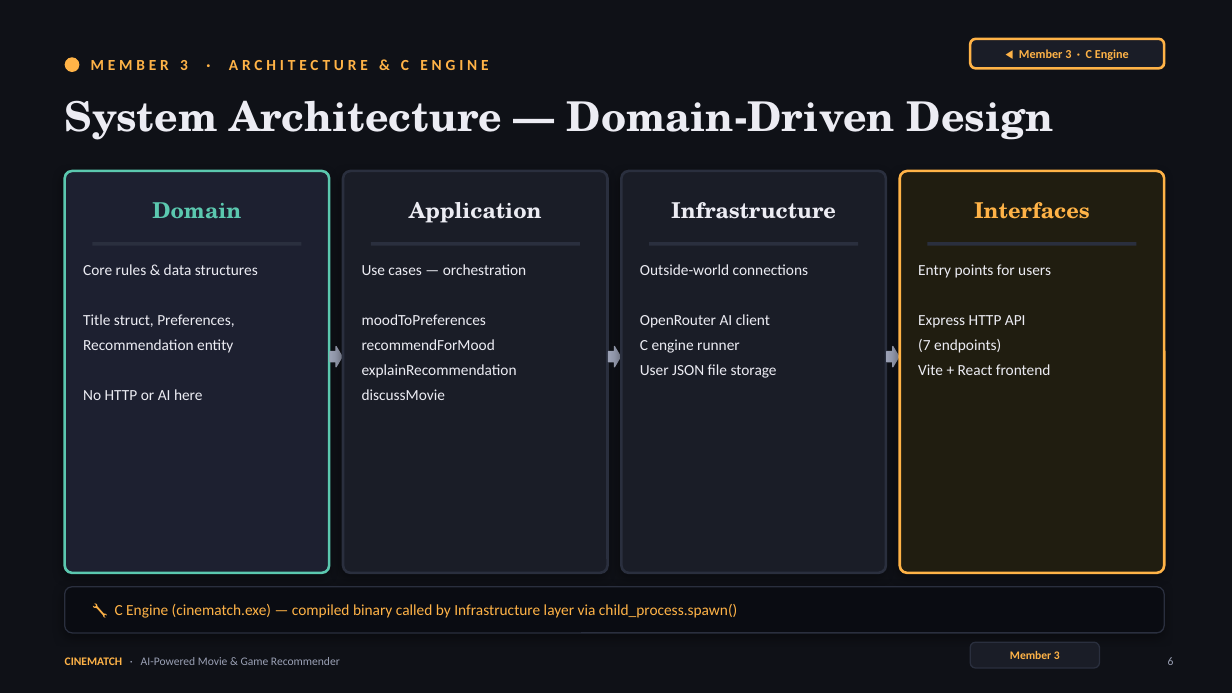
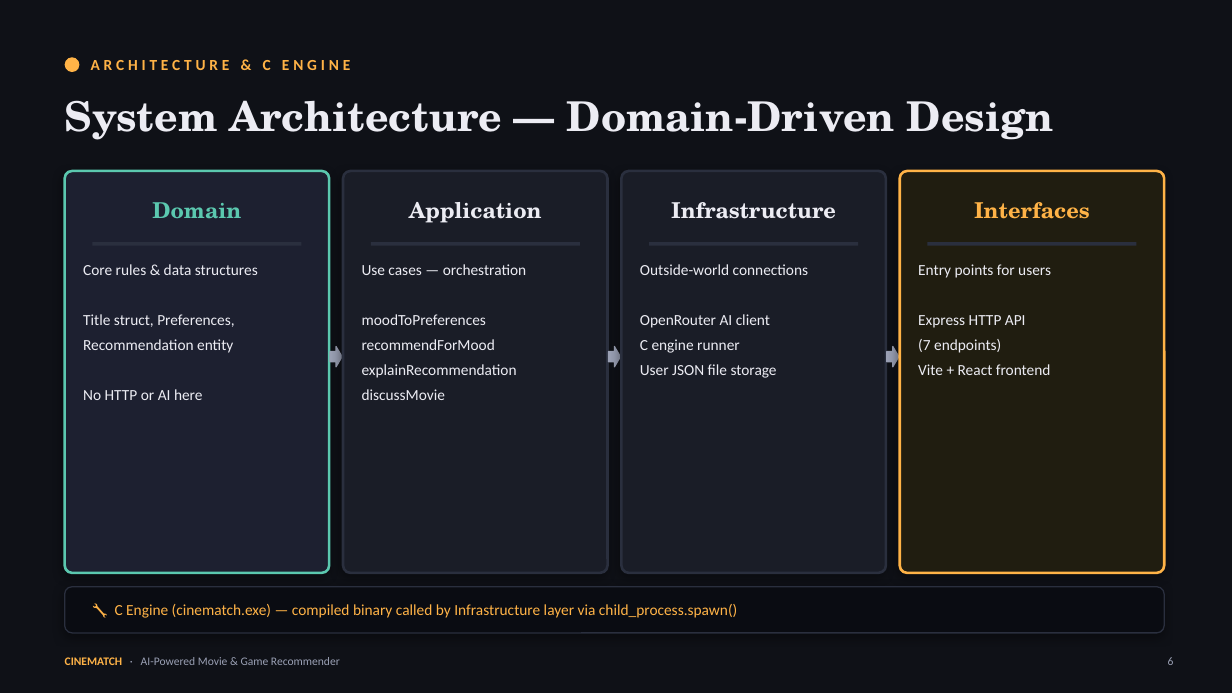
Before and after one commit to zubaydullayevasliddin06-cmd/movie-recommender-c.Asliddin-Ismail-Chae-Hunwoo, a slide deck: slide 6 of deliverables/CINEMATCH-Presentation.pptx. Drawn at 1232x693 pixels with LibreOffice and Linux fonts; fonts in the diff are those of the drawing. Boxes give left, top, right and bottom in pixels: in the first picture for what was removed or moved away, otherwise in the second. Text is boxed around its words. In the diff, an @@ line names an element or a change of style, - is before the commit and + after.

```diff
--- a/deliverables/CINEMATCH-Presentation.pptx
+++ b/deliverables/CINEMATCH-Presentation.pptx
@@ rounded rectangle removed at (970, 39, 1165, 68) @@
@@ text removed at (1019, 49, 1129, 60) @@
-◀ Member 3 · C Engine
@@ text at (91, 60, 350, 70): text changed @@
-MEMBER 3 · ARCHITECTURE & C ENGINE
+ARCHITECTURE & C ENGINE
@@ rounded rectangle removed at (970, 642, 1100, 668) @@
@@ text removed at (1010, 651, 1060, 659) @@
-Member 3
```
Also in this commit, not shown: 15 other slides changed, 2 other files.
